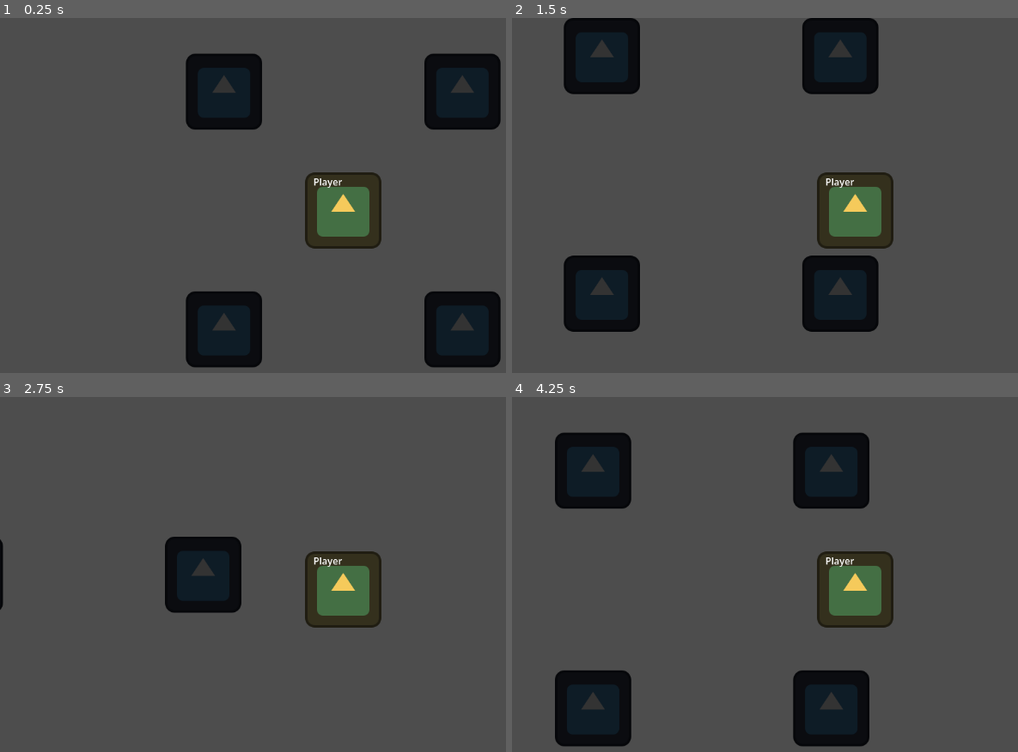
Above: before the commit, frames 1-4 (two rows, left to right).
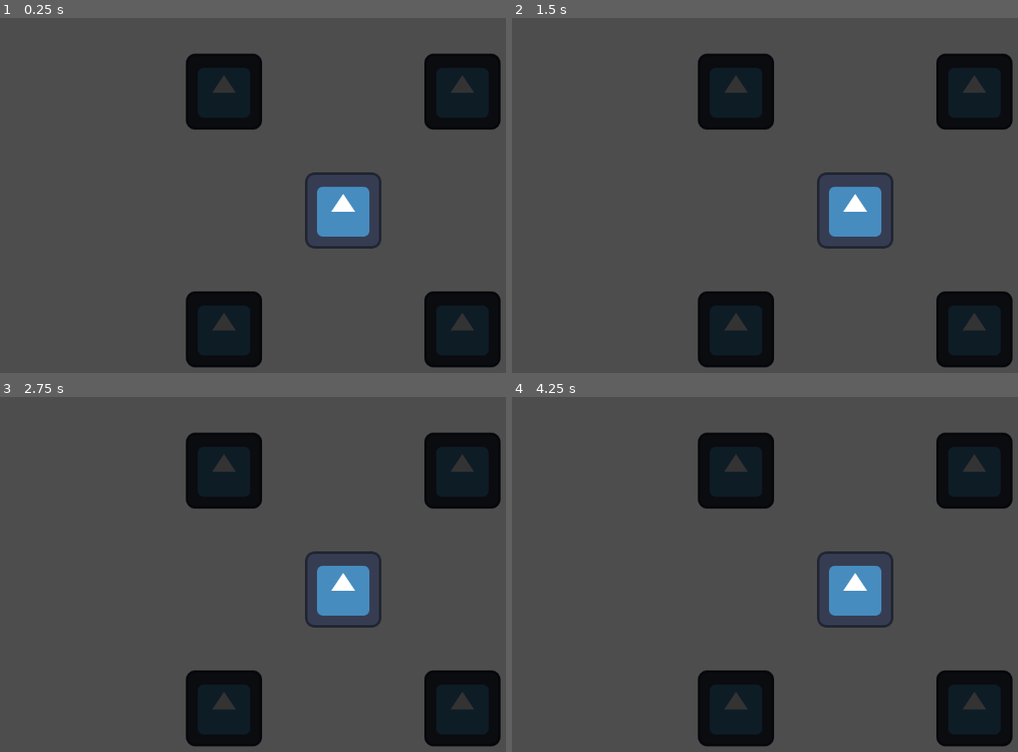
Above: after the commit, the same moments.

Repository: Tijana0/Last-One-Dancing
Game: Godot game, scene res://scenes/network_manager.tscn
Two runs of this game, one before a commit and one after it. Both use one fixed random seed, a clock stepped at 60 frames per second and the inputs below. This scene is started directly instead of the project's main scene. The engine's default icon, where the game draws it, is replaced by a stand-in: a white triangle on a blue panel in a dark square.
Inputs:
- Up to frame 1 (0.25 s): no input
- Up to frame 2 (1.5 s): tap Enter at 0.5 s; hold Right (ui_right) 0.53-1.28 s; hold Down (ui_down) from 1.28 s (still down)
- Up to frame 3 (2.75 s): release Down (ui_down) at 2.03 s; hold Right (ui_right) from 2.03 s (still down)
- Up to frame 4 (4.25 s): release Right (ui_right) at 2.78 s; hold Up (ui_up) 2.78-3.53 s; hold Left (ui_left) from 3.53 s (still down); tap K (kill, bound only after the commit) at 4.15 s

The runs differ from the first frame. In frame 1, 3.2% of the frame differs, in the area x 60-76%, y 43-65%; in frame 2, 29%, in the area x 10-99%, y 0-99%; in frame 3, 19%; in frame 4, 29%.

Commit message:
Pasted killing code in the correct file

Diff:
--- a/project.godot
+++ b/project.godot
@@ -11,7 +11,7 @@
 [application]
 
 config/name="LastOneDancing"
-run/main_scene="uid://vftrq2gfjw17"
+run/main_scene="uid://df8u0eu0igtah"
 config/features=PackedStringArray("4.6", "Mobile")
 config/icon="res://icon.svg"
 
@@ -53,9 +53,9 @@
 , Object(InputEventJoypadMotion,"resource_local_to_scene":false,"resource_name":"","device":-1,"axis":1,"axis_value":1.0,"script":null)
 ]
 }
-kiil={
+kill={
 "deadzone": 0.2,
-"events": [Object(InputEventMouseButton,"resource_local_to_scene":false,"resource_name":"","device":-1,"window_id":0,"alt_pressed":false,"shift_pressed":false,"ctrl_pressed":false,"meta_pressed":false,"button_mask":2,"position":Vector2(194, 49),"global_position":Vector2(218, 171),"factor":1.0,"button_index":2,"canceled":false,"pressed":true,"double_click":false,"script":null)
+"events": [Object(InputEventKey,"resource_local_to_scene":false,"resource_name":"","device":-1,"window_id":0,"alt_pressed":false,"shift_pressed":false,"ctrl_pressed":false,"meta_pressed":false,"pressed":false,"keycode":0,"physical_keycode":75,"key_label":0,"unicode":107,"location":0,"echo":false,"script":null)
 ]
 }
 
--- a/scripts/player.gd
+++ b/scripts/player.gd
@@ -38,6 +38,9 @@
 
 # --- MOVEMENT LOOP ---
 func _physics_process(delta):
+
+	print("I am running!")
+
 	# CRITICAL: If this player node does not belong to me, STOP.
 	if not is_multiplayer_authority():
 		return
@@ -47,9 +50,13 @@
 	velocity = direction * speed
 	move_and_slide()
 
-	# Kill Input (Right Mouse Button)
-	# Make sure you added "kill" to your Input Map!
-	if Input.is_action_just_pressed("kill"):
+	# --- DEBUG TEST: BYPASS INPUT MAP ---
+	# We use is_physical_key_pressed to ignore the Input Map entirely
+	if Input.is_physical_key_pressed(KEY_K):
+		# We use 'just_pressed' logic manually to stop it from spamming
+		if not Input.is_action_just_pressed("kill"): # Just a check to see if map is working
+			print("Raw 'K' key detected, but Input Map 'kill' did NOT trigger!")
+
 		attempt_kill()
 
 # --- NETWORK SYNC ---
@@ -69,36 +76,41 @@
 # --- KILL SYSTEM FUNCTIONS ---
 
 func attempt_kill():
-	# 1. Check Cooldown
+	print("--- ATTEMPTING KILL ---") # 1. Confirm Input works
+
+	# Check Cooldown
 	var current_time = Time.get_ticks_msec() / 1000.0
 	if current_time - last_kill_time < kill_cooldown:
-		print("Kill on cooldown!")
+		print("Failed: Cooldown active")
 		return
 
 	last_kill_time = current_time
 
-	# 2. Find closest target
+	# Find players
 	var players = get_tree().get_nodes_in_group("players")
+	print("Found ", players.size(), " players in group.") # 2. Confirm Group works
+
 	var killed_someone = false
 
 	for player in players:
+		# Skip self
 		if player == self:
-			continue # Can't kill self
+			continue
 
 		# Check distance
 		var distance = global_position.distance_to(player.global_position)
+		print("Checking target: ", player.name, " | Distance: ", distance) # 3. Confirm Distance
 
-		if distance < kill_range:
-			# 3. Kill them!
-			player.rpc("die")      # Tell them they died
-			rpc("add_kill")        # Tell everyone I got a kill
-
-			print("Killed ", player.name)
+		# TEMPORARY: Increased range for testing
+		if distance < 300.0: # Increased from 100 to 300 to make testing easier
+			print("!!! KILL CONFIRMED on ", player.name, " !!!")
+			player.rpc("die")
+			rpc("add_kill")
 			killed_someone = true
-			break # Only kill one per click
+			break
 
 	if not killed_someone:
-		print("Missed! No one in range.")
+		print("Failed: No one close enough")
 
 # This function runs on EVERYONE'S computer to update the victim
 @rpc("any_peer", "call_local")
--- a/scripts/player/player.gd
+++ b/scripts/player/player.gd
@@ -1,81 +1,137 @@
 extends CharacterBody2D
 
+# --- PROPERTIES ---
 @export var speed = 300.0
+
+# --- KILL SYSTEM PROPERTIES ---
+@export var kill_range = 100.0   # How close you must be to kill (pixels)
+@export var kill_cooldown = 1.0  # Seconds you must wait between kills
+var last_kill_time = 0.0         # Tracks when you last killed
+
+# --- GAME LOGIC VARIABLES ---
 var player_name = "Player"
 var kill_count = 0
 var has_crown = false
 
-@onready var name_label = $NameLabel
-@onready var camera = $Camera2D
-@onready var sprite = $Body
+# --- REFERENCES ---
+# IMPORTANT: Make sure your Sprite node is named "Sprite2D" in the scene tree!
+@onready var sprite = $Sprite2D
+
+# --- SETUP ---
+func _enter_tree():
+	# This helps the MultiplayerSpawner find this node and assign authority
+	set_multiplayer_authority(name.to_int())
 
 func _ready():
-	# Set up name label
-	name_label.text = player_name
-	name_label.position = Vector2(-50, -60)  # Above player
+	# Give every player a random color so we can tell them apart for now
+	if sprite:
+		sprite.modulate = Color(randf(), randf(), randf())
 
-	# Only enable camera for local player
+	# CRITICAL: Add to group so players can find each other for killing
+	add_to_group("players")
+
+	# Only enable a camera for the local player
 	if is_multiplayer_authority():
+		var camera = Camera2D.new()
+		add_child(camera)
 		camera.enabled = true
-	else:
-		camera.enabled = false
 
-	# Set a random color for testing (Person 4 will replace with sprites)
-	sprite.modulate = Color(randf(), randf(), randf())
+# --- MOVEMENT LOOP ---
+func _physics_process(delta):
 
-func _enter_tree():
-	# This helps the MultiplayerSpawner find this node
-	var id = name.to_int()
-	if id == 0:
-		id = 1
-	set_multiplayer_authority(id)
+	print("I am running!")
 
-func _physics_process(delta):
-	# Debug print (remove later)
-	# print("Name: ", name, " Auth: ", is_multiplayer_authority(), " ID: ", multiplayer.get_unique_id())
-
-	# Only control YOUR player
+	# CRITICAL: If this player node does not belong to me, STOP.
 	if not is_multiplayer_authority():
 		return
 
-	# Basic movement
+	# Movement Logic
 	var direction = Input.get_vector("ui_left", "ui_right", "ui_up", "ui_down")
-	if direction != Vector2.ZERO:
-		print("Moving: ", direction)
 	velocity = direction * speed
 	move_and_slide()
 
-# Call this to kill another player
-@rpc("any_peer", "call_local")
-func die():
-	print(player_name, " died!")
+	# --- DEBUG TEST: BYPASS INPUT MAP ---
+	# We use is_physical_key_pressed to ignore the Input Map entirely
+	if Input.is_physical_key_pressed(KEY_K):
+		# We use 'just_pressed' logic manually to stop it from spamming
+		if not Input.is_action_just_pressed("kill"): # Just a check to see if map is working
+			print("Raw 'K' key detected, but Input Map 'kill' did NOT trigger!")
 
-	# Remove crown if had it
-	if has_crown:
-		has_crown = false
-		# Notify game manager
+		attempt_kill()
 
-	# Respawn at random position
-	position = Vector2(randf_range(-400, 400), randf_range(-300, 300))
-
-	# Visual feedback
-	sprite.modulate.a = 0.5  # Semi-transparent
-	await get_tree().create_timer(0.5).timeout
-	sprite.modulate.a = 1.0
-
-@rpc("any_peer", "call_local")
-func add_kill():
-	kill_count += 1
-	print(player_name, " now has ", kill_count, " kills")
-
-# Sync variables across network
+# --- NETWORK SYNC ---
 func _process(delta):
 	if is_multiplayer_authority():
-		# Send position to other clients
+		# If I am me, send my position to the server/others
 		rpc("sync_transform", position, rotation)
 
 @rpc("any_peer", "unreliable")
 func sync_transform(pos: Vector2, rot: float):
+	# If I am NOT the authority (meaning this is someone else's player),
+	# update their position on my screen.
 	if not is_multiplayer_authority():
 		position = pos
 		rotation = rot
+
+# --- KILL SYSTEM FUNCTIONS ---
+
+func attempt_kill():
+	print("--- ATTEMPTING KILL ---") # 1. Confirm Input works
+
+	# Check Cooldown
+	var current_time = Time.get_ticks_msec() / 1000.0
+	if current_time - last_kill_time < kill_cooldown:
+		print("Failed: Cooldown active")
+		return
+
+	last_kill_time = current_time
+
+	# Find players
+	var players = get_tree().get_nodes_in_group("players")
+	print("Found ", players.size(), " players in group.") # 2. Confirm Group works
+
+	var killed_someone = false
+
+	for player in players:
+		# Skip self
+		if player == self:
+			continue
+
+		# Check distance
+		var distance = global_position.distance_to(player.global_position)
+		print("Checking target: ", player.name, " | Distance: ", distance) # 3. Confirm Distance
+
+		# TEMPORARY: Increased range for testing
+		if distance < 300.0: # Increased from 100 to 300 to make testing easier
+			print("!!! KILL CONFIRMED on ", player.name, " !!!")
+			player.rpc("die")
+			rpc("add_kill")
+			killed_someone = true
+			break
+
+	if not killed_someone:
+		print("Failed: No one close enough")
+
+# This function runs on EVERYONE'S computer to update the victim
+@rpc("any_peer", "call_local")
+func die():
+	print(name, " died!")
+
+	# Respawn at random location (Adjust 800/600 to your window size)
+	global_position = Vector2(randf_range(0, 800), randf_range(0, 600))
+
+	# Visual Feedback (Flash transparent)
+	if sprite:
+		sprite.modulate.a = 0.3
+		await get_tree().create_timer(1.0).timeout
+		sprite.modulate.a = 1.0
+
+	# Drop crown logic (Placeholder for next step)
+	if has_crown:
+		has_crown = false
+
+# This function updates the killer's score
+@rpc("any_peer", "call_local")
+func add_kill():
+	kill_count += 1
+	print("My Kill Count: ", kill_count)
Not shown: 1 places in scenes/main_menu.tscn that only renumber resources
Not shown: 1 places in scenes/player.tscn that only renumber resources
